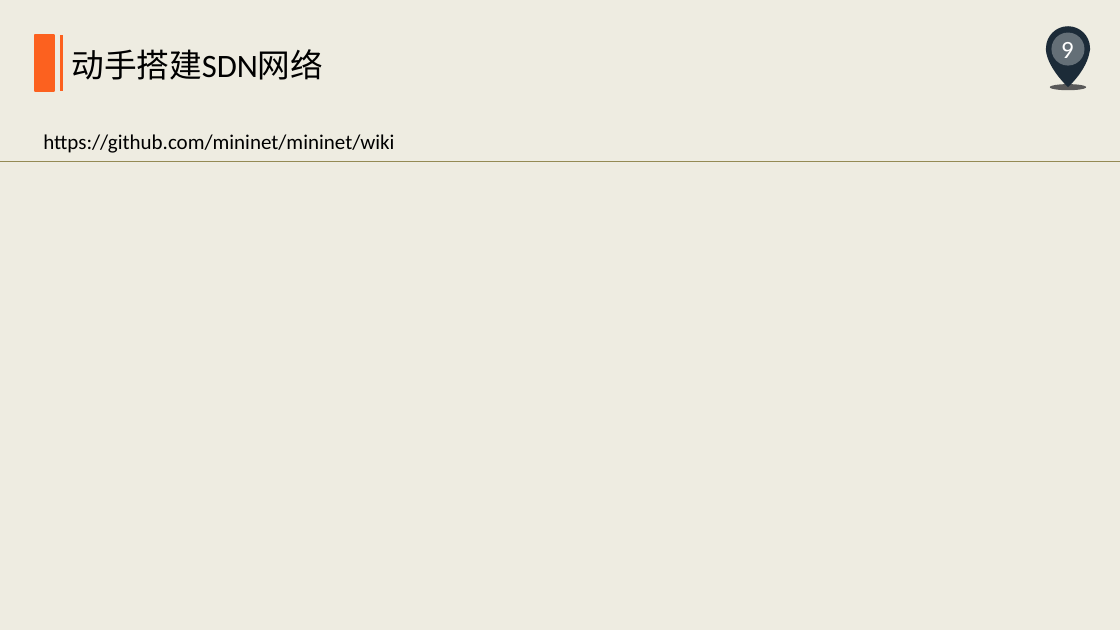
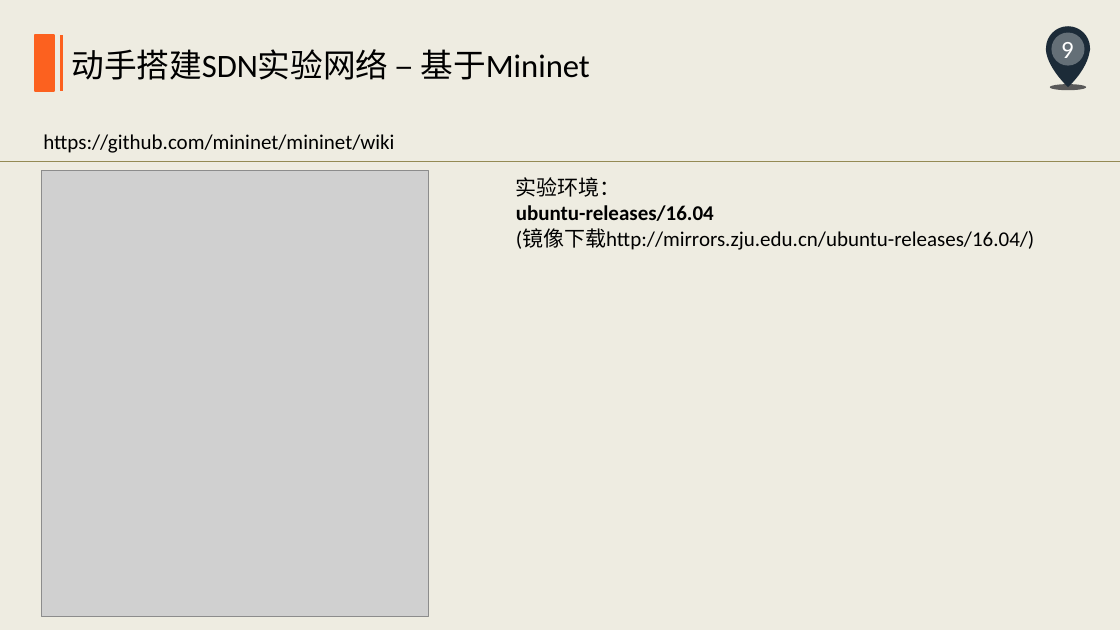
Before and after one commit to ZhouRock/NewTechnology, a slide deck: slide 9 of SDN/SDN入门之旅.pptx. Drawn at 1120x630 pixels with LibreOffice and Linux fonts; fonts in the diff are those of the drawing; grey boxes stand for pictures. Boxes give left, top, right and bottom in pixels: in the first picture for what was removed or moved away, otherwise in the second. Text is boxed around its words. In the diff, an @@ line names an element or a change of style, - is before the commit and + after.

```diff
--- a/SDN/SDN入门之旅.pptx
+++ b/SDN/SDN入门之旅.pptx
@@ text at bbox=[71, 49, 590, 80]: text changed @@
-动手搭建SDN网络
+动手搭建SDN实验网络 – 基于Mininet
@@ picture added at bbox=[41, 171, 429, 617] @@
@@ text added at bbox=[516, 177, 1035, 250], 18 pt, text #000000 @@
+实验环境：
+ubuntu-releases/16.04
+(镜像下载http://mirrors.zju.edu.cn/ubuntu-releases/16.04/)
```
Also in this commit, not shown: 1 other slide changed.
